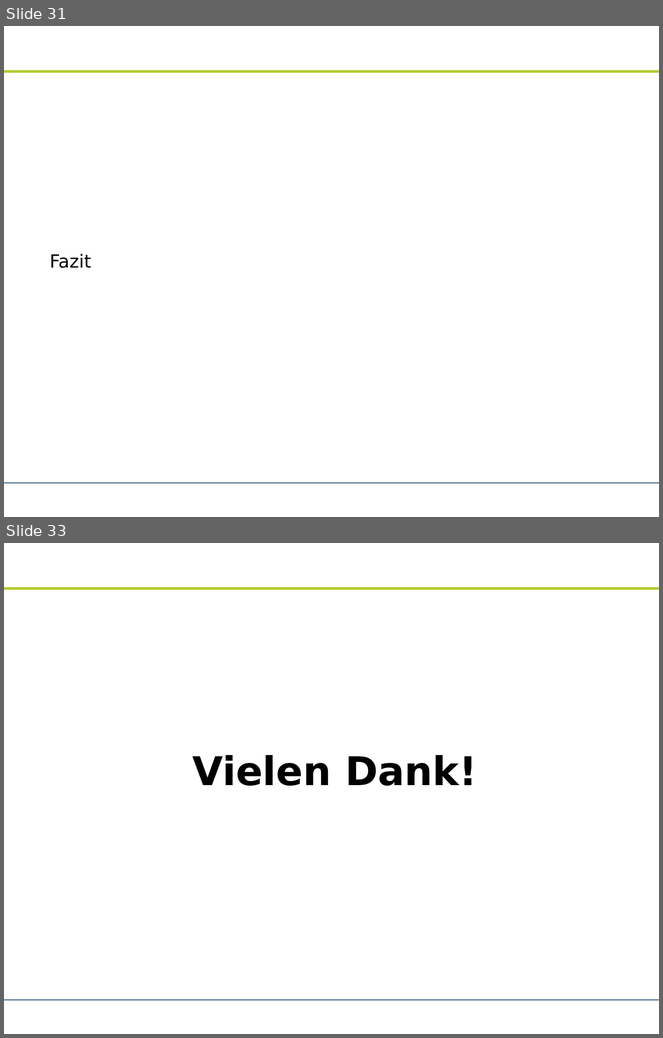
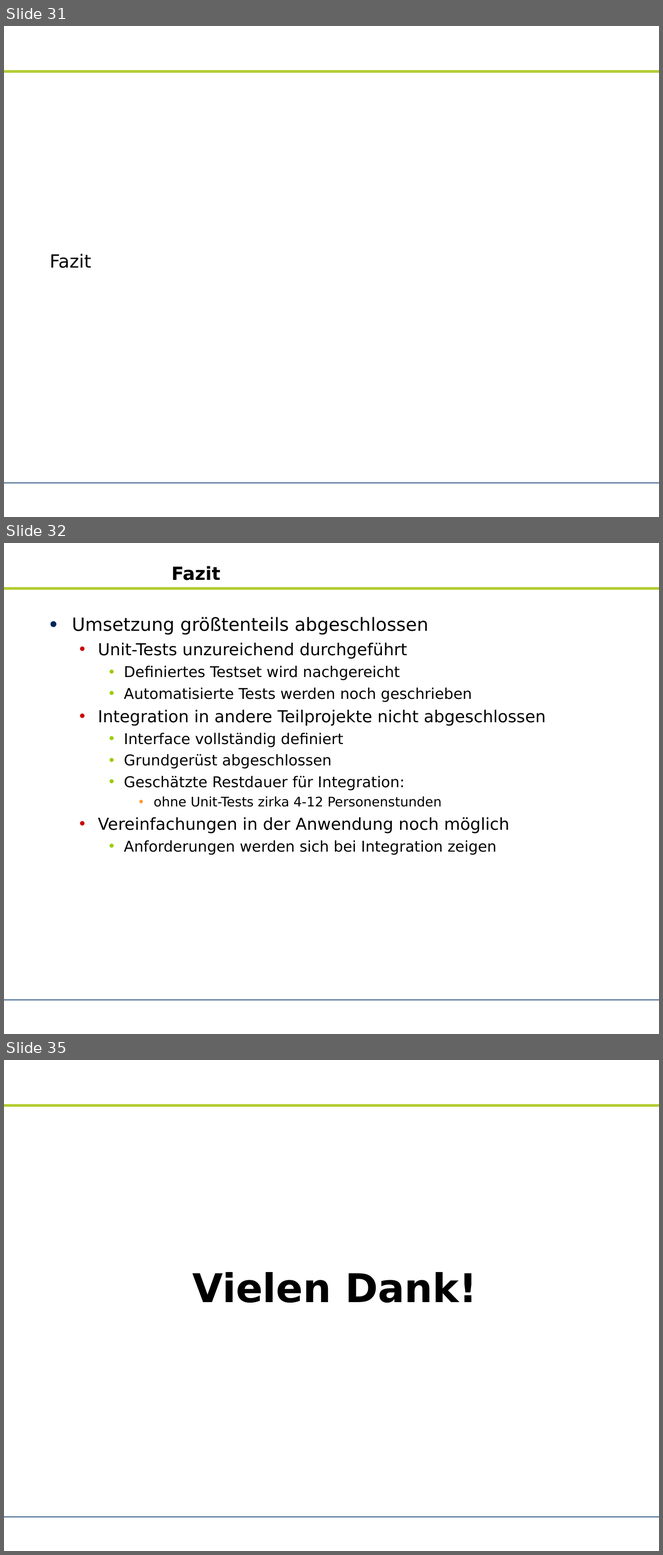
Before and after one commit to zhongxinhua/sose10-swp-uebersetzerbau, a slide deck: trunk/dokumentation/rk-kundenpraesentation/rk-kundenpraesentation.odp. Shown one above the other, each under a label of ours: slides 31 and 33 before the commit, slides 31, 32 and 35 after it; the slides between them are not shown. The pictures are 663x1038 and 663x1555 pixels, drawn with LibreOffice and Linux fonts; fonts in the diff are those of the drawing; background and template pictures are left out. Boxes give left, top, right and bottom in pixels: in the first picture for what was removed or moved away, otherwise in the second. Text is boxed around its words. In the diff, an @@ line names an element or a change of style, - is before the commit and + after.

Commit message:
Kundenpräsentation: Fazit abgeschlossen.

```diff
--- a/trunk/dokumentation/rk-kundenpraesentation/rk-kundenpraesentation.odp
+++ b/trunk/dokumentation/rk-kundenpraesentation/rk-kundenpraesentation.odp
@@ slide 32 added at [4, 543, 659, 1034], background #FFFFFF; not listed: 2 template elements that a slide beside it also shows @@
@@ title added at [171, 566, 220, 580], 22 pt, text #000000, bold @@
+Fazit
@@ text added at [72, 617, 546, 855], 18 pt, text #000000 @@
+• Umsetzung größtenteils abgeschlossen
+  • Unit-Tests unzureichend durchgeführt
+    • Definiertes Testset wird nachgereicht
+    • Automatisierte Tests werden noch geschrieben
+  • Integration in andere Teilprojekte nicht abgeschlossen
+    • Interface vollständig definiert
+    • Grundgerüst abgeschlossen
+    • Geschätzte Restdauer für Integration:
+      • ohne Unit-Tests zirka 4-12 Personenstunden
+  • Vereinfachungen in der Anwendung noch möglich
+    • Anforderungen werden sich bei Integration zeigen
@@ what was slide 33 is now slide 35 @@
```
Also in this commit, not shown: 1 slide changed, 3 other slides added, 1 slide removed, 1 other file.
